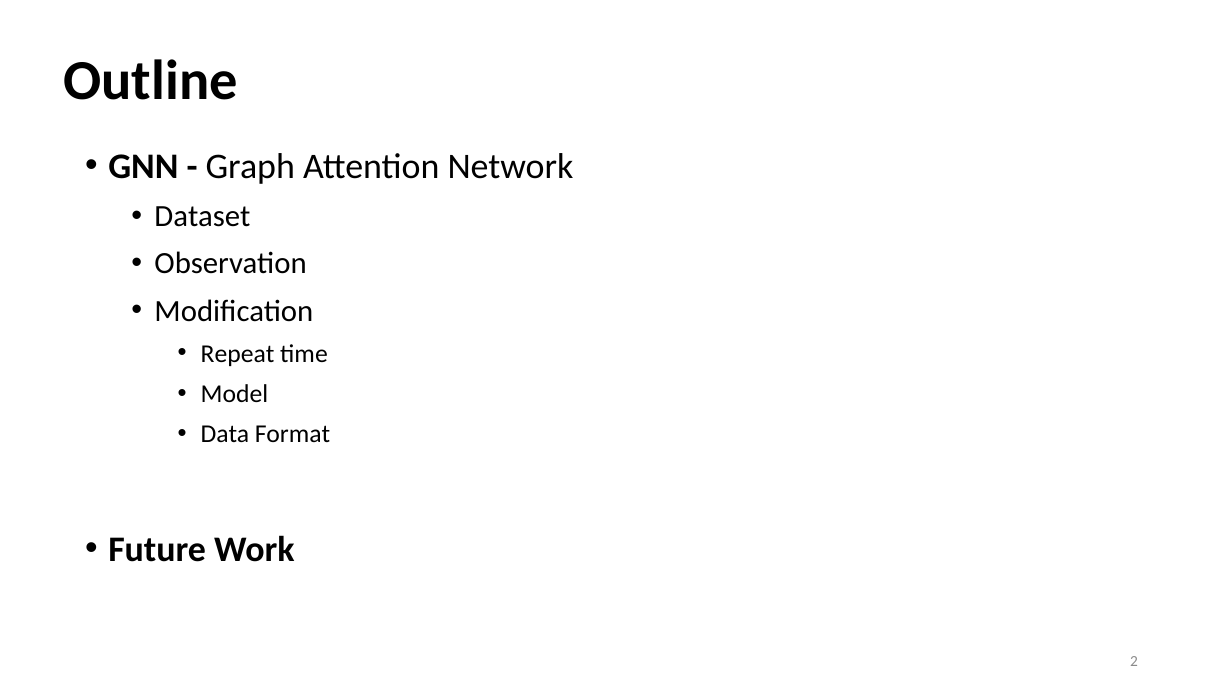
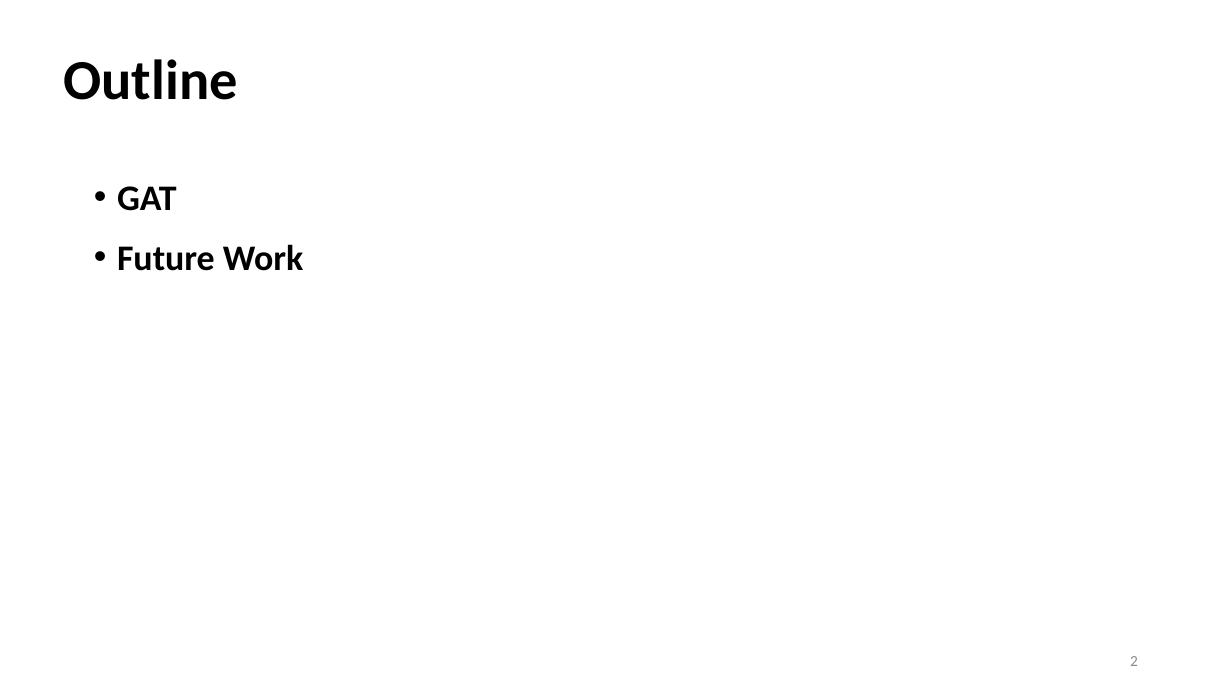
Before and after one commit to Bai1026/Intern-IIS, a slide deck: slide 2 of Meeting/Presentation_0823.pptx. Drawn at 1232x693 pixels with LibreOffice and Linux fonts; fonts in the diff are those of the drawing. Boxes give left, top, right and bottom in pixels: in the first picture for what was removed or moved away, otherwise in the second. Text is boxed around its words. In the diff, an @@ line names an element or a change of style, - is before the commit and + after.

```diff
--- a/Meeting/Presentation_0823.pptx
+++ b/Meeting/Presentation_0823.pptx
@@ text "GAT": place and size @@
-text "GAT" at box(108, 153, 574, 562)
+text "GAT" at box(117, 186, 303, 271)
@@ text at box(117, 186, 177, 211): text changed; size 24 to 28 pt; bold on @@
-• GNN - Graph Attention Network
-  • Dataset
-  • Observation
-  • Modification
-    • Repeat time
-    • Model
-    • Data Format
+• GAT
```
Also in this commit, not shown: 2 other slides changed, 1 slide added, 10 slides removed, 2 other files.
